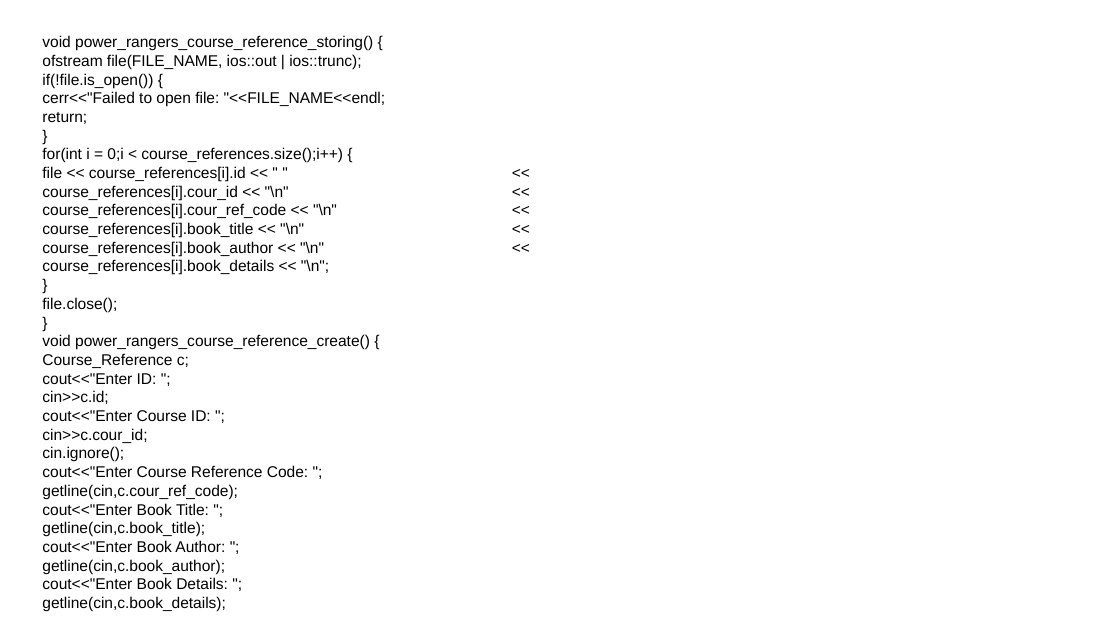
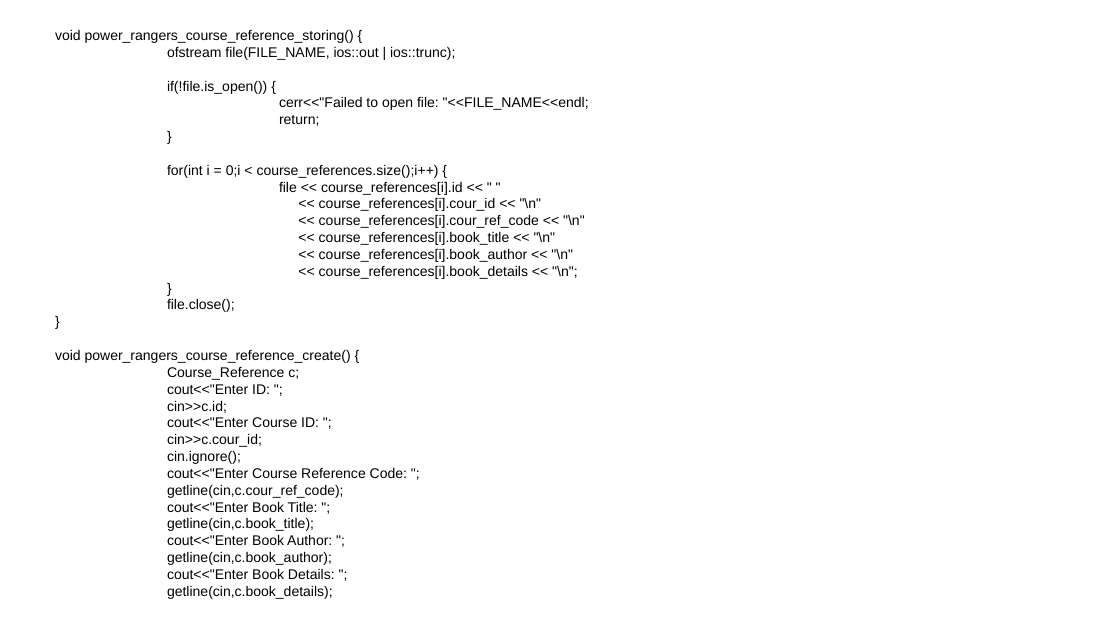
Before and after one commit to vissamsettynikitha/team_power_rangers, a slide deck: slide 17 of OBE_power_rangers_course_reference.pptx. Drawn at 1120x630 pixels with LibreOffice and Linux fonts; fonts in the diff are those of the drawing; background and template pictures are left out. Boxes give left, top, right and bottom in pixels: in the first picture for what was removed or moved away, otherwise in the second. Text is boxed around its words. In the diff, an @@ line names an element or a change of style, - is before the commit and + after.

```diff
--- a/OBE_power_rangers_course_reference.pptx
+++ b/OBE_power_rangers_course_reference.pptx
@@ text "void power_rangers_course_reference_storing() {": place and size @@
-text "void power_rangers_course_reference_storing() {" at [42,35,385,611]
+text "void power_rangers_course_reference_storing() {" at [55,30,589,599]
@@ text at [55,30,455,599]: size 10 to 9 pt in "void power_rangers_course_reference_storing() {", "ofstream file(FILE_NAME, ios::out | ios::trunc);", "if(!file.is_open()) {", "}" and 19 more places @@
@@ text at [279,97,589,126]: text changed; size 10 to 9 pt @@
-cerr<<"Failed to open file: "<<FILE_NAME<<endl; return;
+cerr<<"Failed to open file: "<<FILE_NAME<<endl;
+return;
@@ text at [279,182,585,279]: text changed; size 10 to 9 pt @@
-file << course_references[i].id << " " << course_references[i].cour_id << "\n" << course_references[i].cour_ref_code << "\n" << course_references[i].book_title << "\n" << course_references[i].book_author << "\n" << course_references[i].book_details << "\n";
+file << course_references[i].id << " "
+<< course_references[i].cour_id << "\n"
+<< course_references[i].cour_ref_code << "\n"
+<< course_references[i].book_title << "\n"
+<< course_references[i].book_author << "\n"
+<< course_references[i].book_details << "\n";
```
Also in this commit, not shown: 7 other slides changed, 9 slides added, 4 slides removed.
